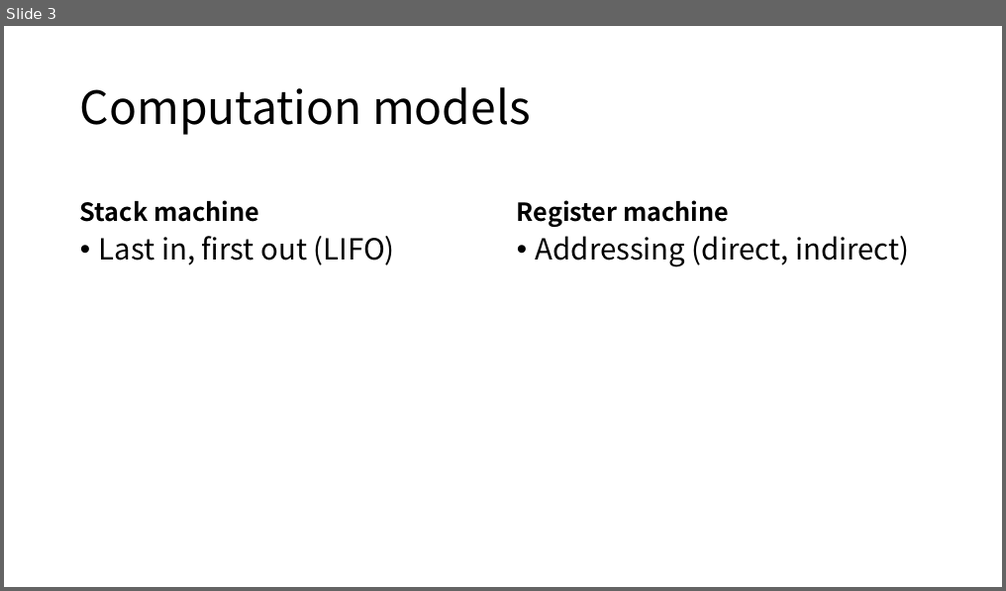
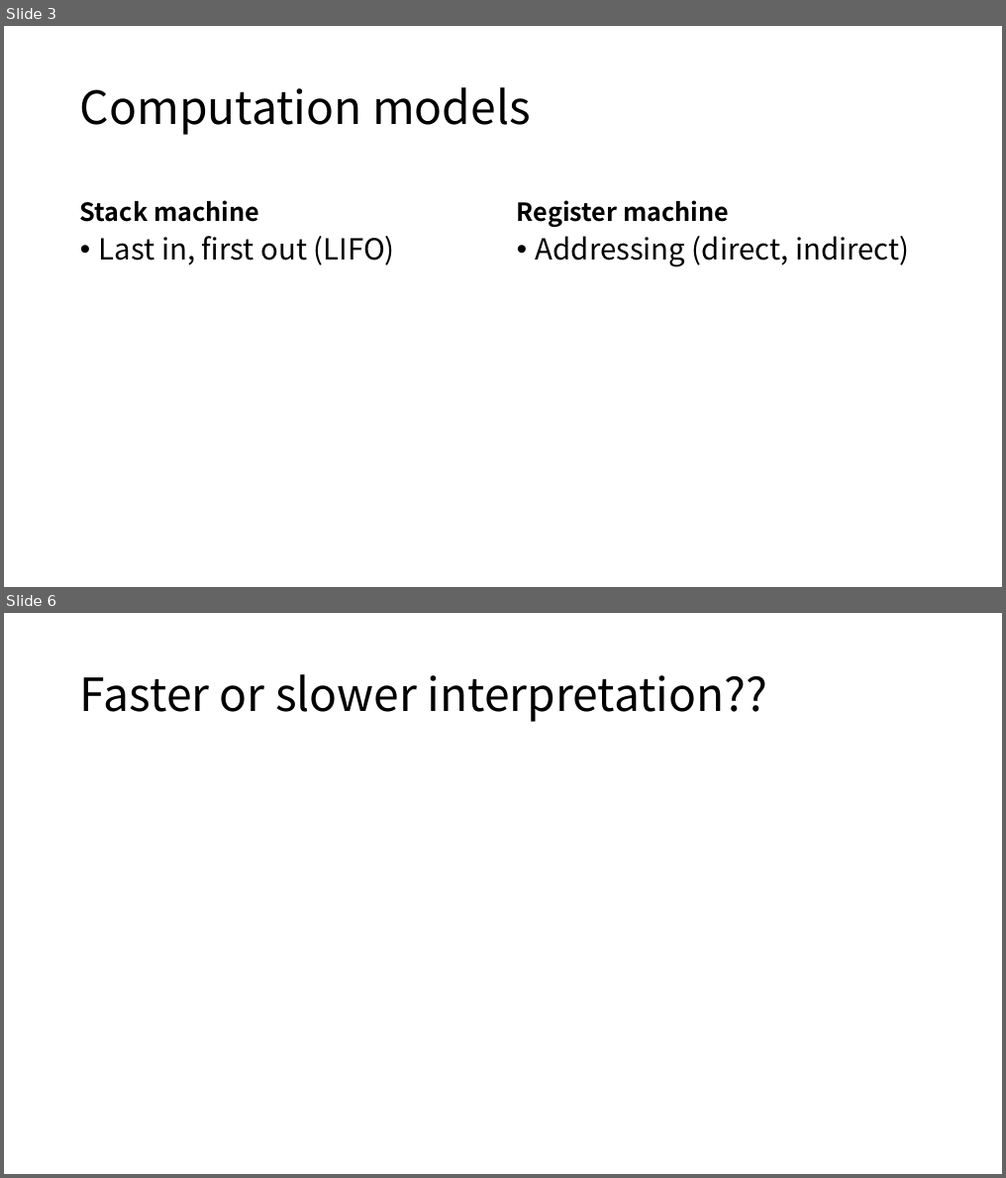
Before and after one commit to LouiValley/System-Design-in-Computational-Thinking-2018-Spring, a slide deck: team3/Week 7.pptx. Shown one above the other, each under a label of ours: slide 3 before the commit, slides 3 and 6 after it; the slides between them are not shown. The pictures are 1006x591 and 1006x1178 pixels, drawn with LibreOffice and Linux fonts; fonts in the diff are those of the drawing. Boxes give left, top, right and bottom in pixels: in the first picture for what was removed or moved away, otherwise in the second. Text is boxed around its words. In the diff, an @@ line names an element or a change of style, - is before the commit and + after.

```diff
--- a/team3/Week 7.pptx
+++ b/team3/Week 7.pptx
@@ slide 6 added at [4,613,1002,1174], background #FFFFFF @@
@@ title added at [80,674,768,722], 44 pt, text #000000 @@
+Faster or slower interpretation??
```
Also in this commit, not shown: 1 slide changed, 1 other slide added.
